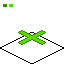
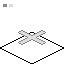
The second w=64, h=64 image is a revision of the first. Changes to its layers:
painted on "none" over [18,30,46,45]
painted on "Background" over [3,4,13,7]
